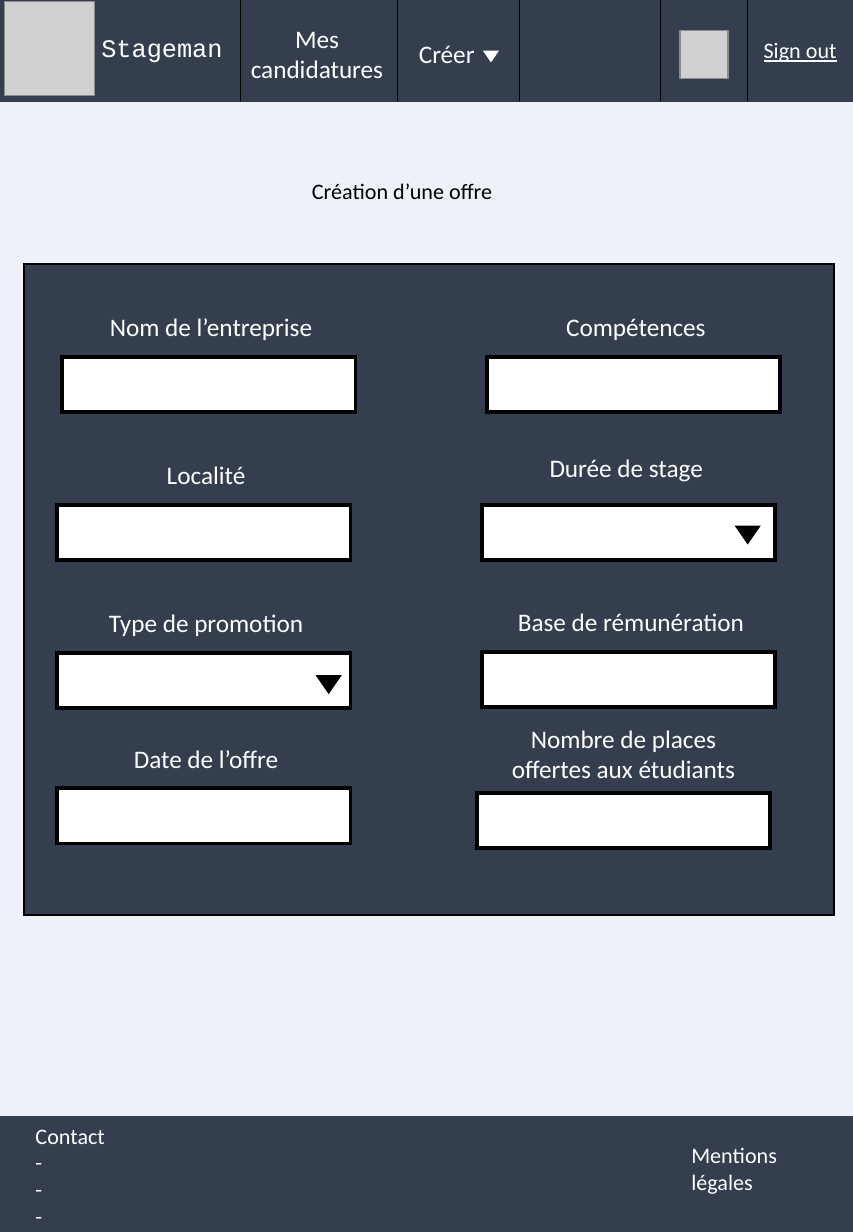
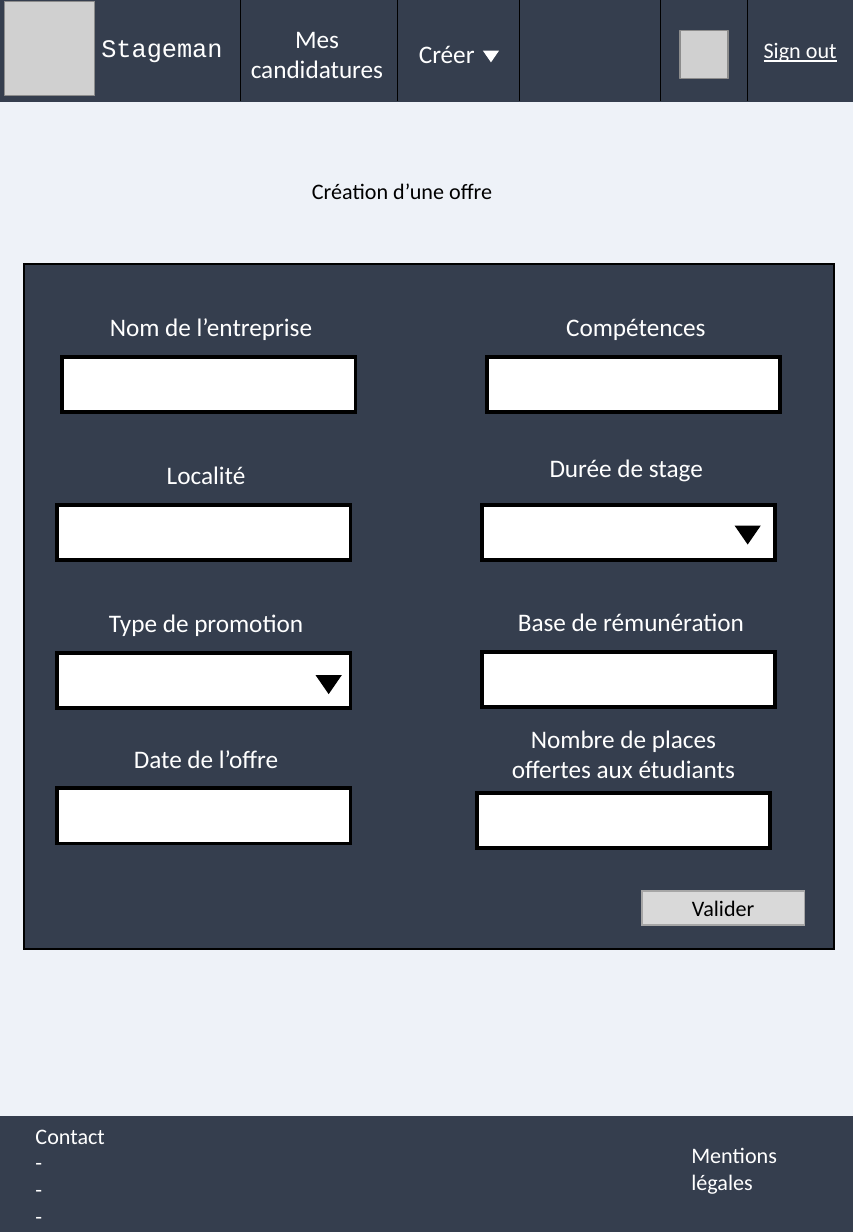
Before and after one commit to Xelkyo/web_project, a slide deck: slide 8 of Mockup.pptx. Drawn at 853x1232 pixels with LibreOffice and Linux fonts; fonts in the diff are those of the drawing; grey boxes stand for pictures. Boxes give left, top, right and bottom in pixels: in the first picture for what was removed or moved away, otherwise in the second. Text is boxed around its words. In the diff, an @@ line names an element or a change of style, - is before the commit and + after.

```diff
--- a/Mockup.pptx
+++ b/Mockup.pptx
@@ rectangle: place and size @@
-rectangle at (24,264,834,914)
+rectangle at (24,264,834,949)
@@ rectangle added at (641,892,804,926), fill #D9D9D9, outline #A6A6A6 1 pt, 14 pt, text #000000 @@
+Valider
```
Also in this commit, not shown: 14 other slides changed.
